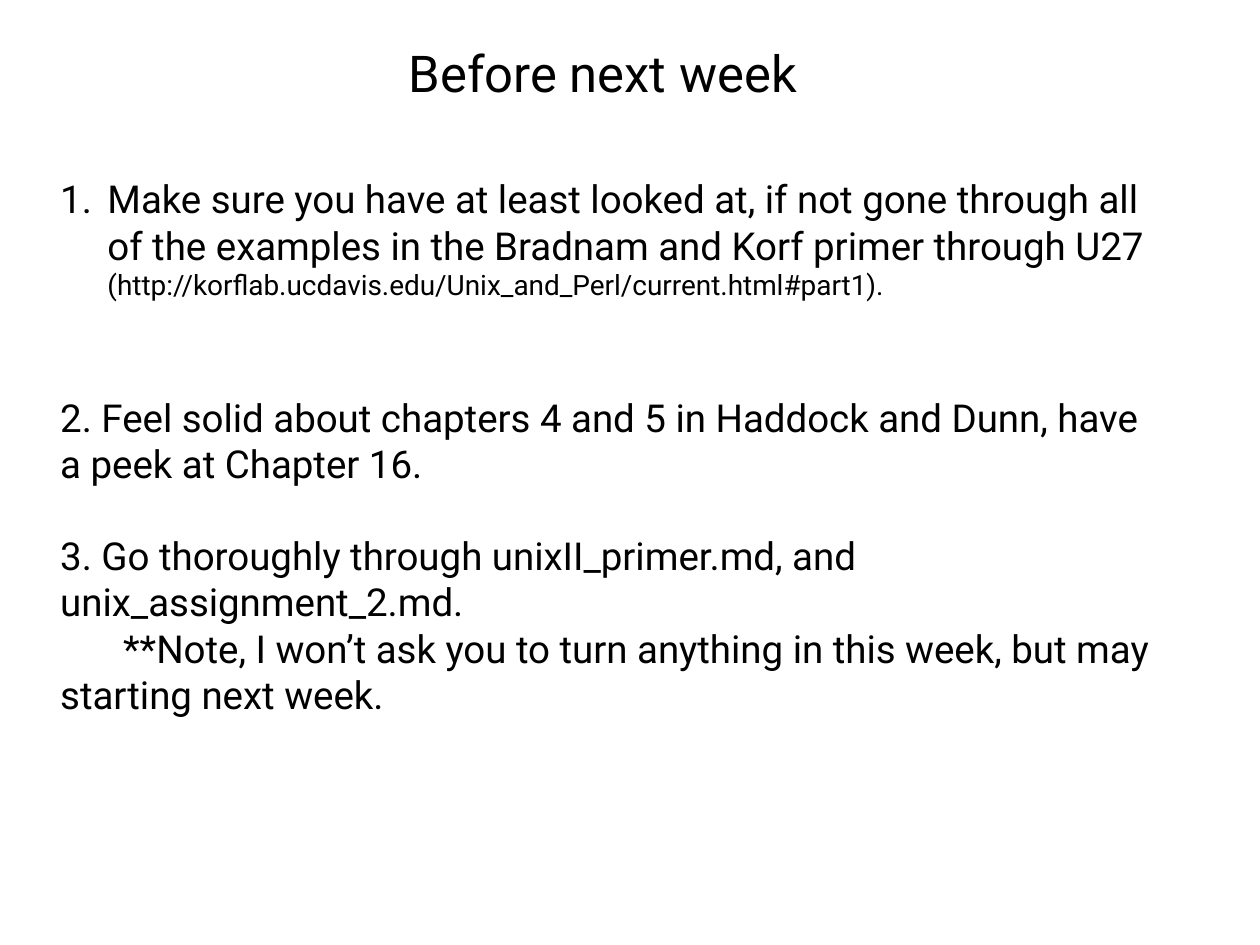
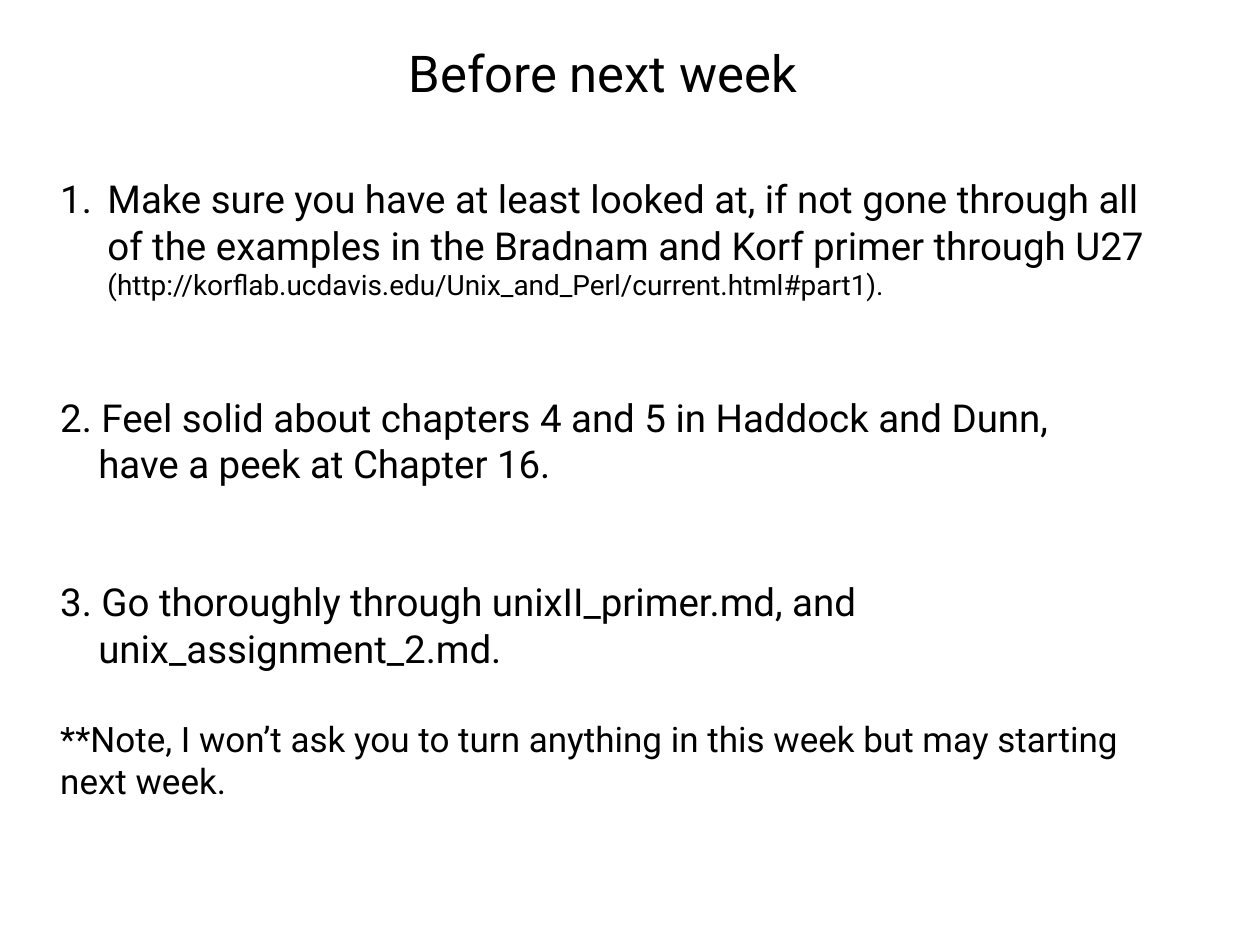
Before and after one commit to tparchman/F22_BIOL792_coursepage, a slide deck: slide 24 of week2_UnixII/week2.pptx. Drawn at 1260x945 pixels with LibreOffice and Linux fonts; fonts in the diff are those of the drawing. Boxes give left, top, right and bottom in pixels: in the first picture for what was removed or moved away, otherwise in the second. Text is boxed around its words. In the diff, an @@ line names an element or a change of style, - is before the commit and + after.

```diff
--- a/week2_UnixII/week2.pptx
+++ b/week2_UnixII/week2.pptx
@@ text at [60, 403, 1117, 795]: text changed @@
-2. Feel solid about chapters 4 and 5 in Haddock and Dunn, have a peek at Chapter 16.
-3. Go thoroughly through unixII_primer.md, and unix_assignment_2.md.
-**Note, I won’t ask you to turn anything in this week, but may starting next week.
+2. Feel solid about chapters 4 and 5 in Haddock and Dunn,
+have a peek at Chapter 16.
+3. Go thoroughly through unixII_primer.md, and
+unix_assignment_2.md.
+**Note, I won’t ask you to turn anything in this week but may starting next week.
```
Also in this commit, not shown: 5 other slides changed.
